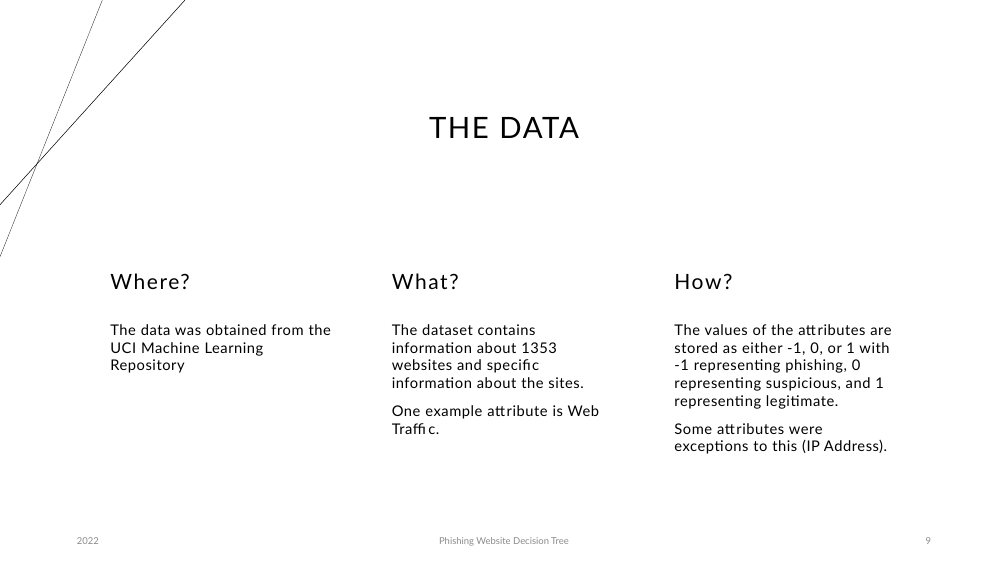
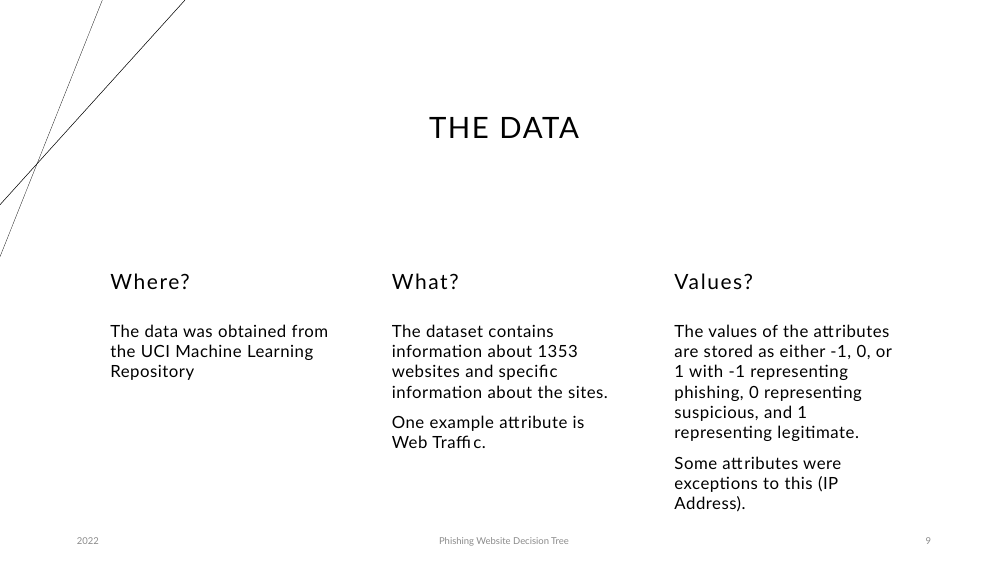
Before and after one commit to JakenW/CS422-Data-Mining, a slide deck: slide 9 of Final Project/Final Project Presentation - Jaken Whipp.pptx. Drawn at 1008x567 pixels with LibreOffice and Linux fonts; fonts in the diff are those of the drawing. Boxes give left, top, right and bottom in pixels: in the first picture for what was removed or moved away, otherwise in the second. Text is boxed around its words. In the diff, an @@ line names an element or a change of style, - is before the commit and + after.

```diff
--- a/Final Project/Final Project Presentation - Jaken Whipp.pptx
+++ b/Final Project/Final Project Presentation - Jaken Whipp.pptx
@@ text at (x1=674, y1=273, x2=753, y2=289): text changed @@
-How?
+Values?
@@ size 14 to 16 pt in 3 elements at (x1=110, y1=324, x2=328, y2=380), (x1=392, y1=324, x2=608, y2=448), (x1=674, y1=324, x2=892, y2=512) @@
```
Also in this commit, not shown: 7 other slides changed, 1 slide added.
